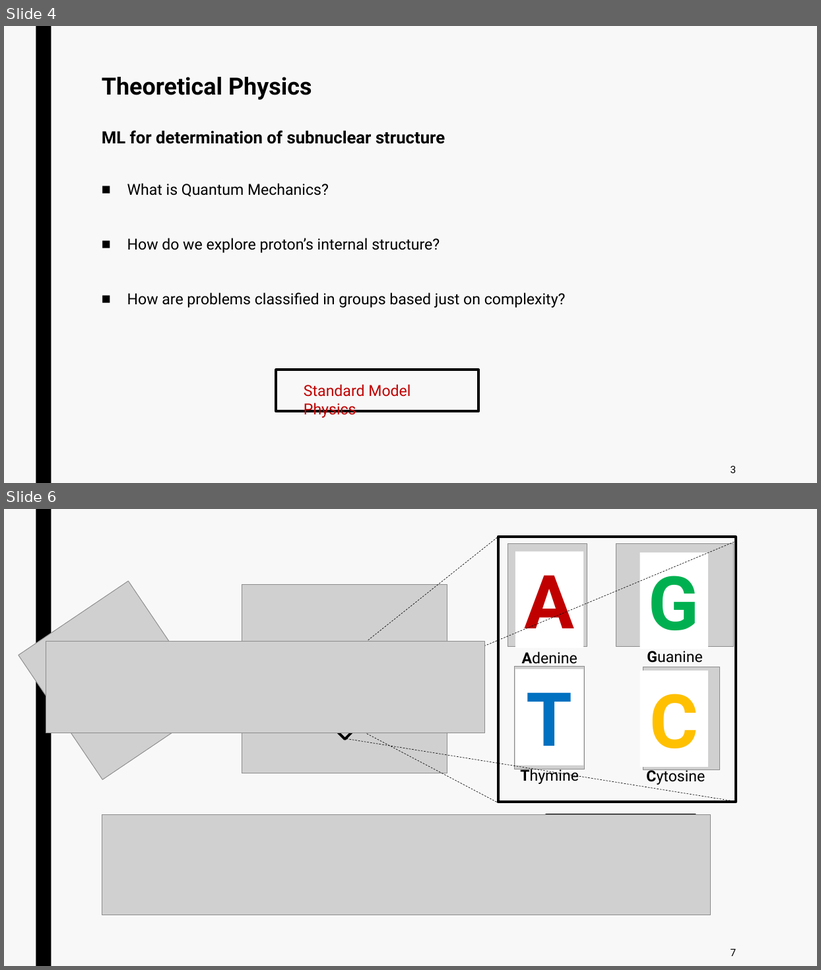
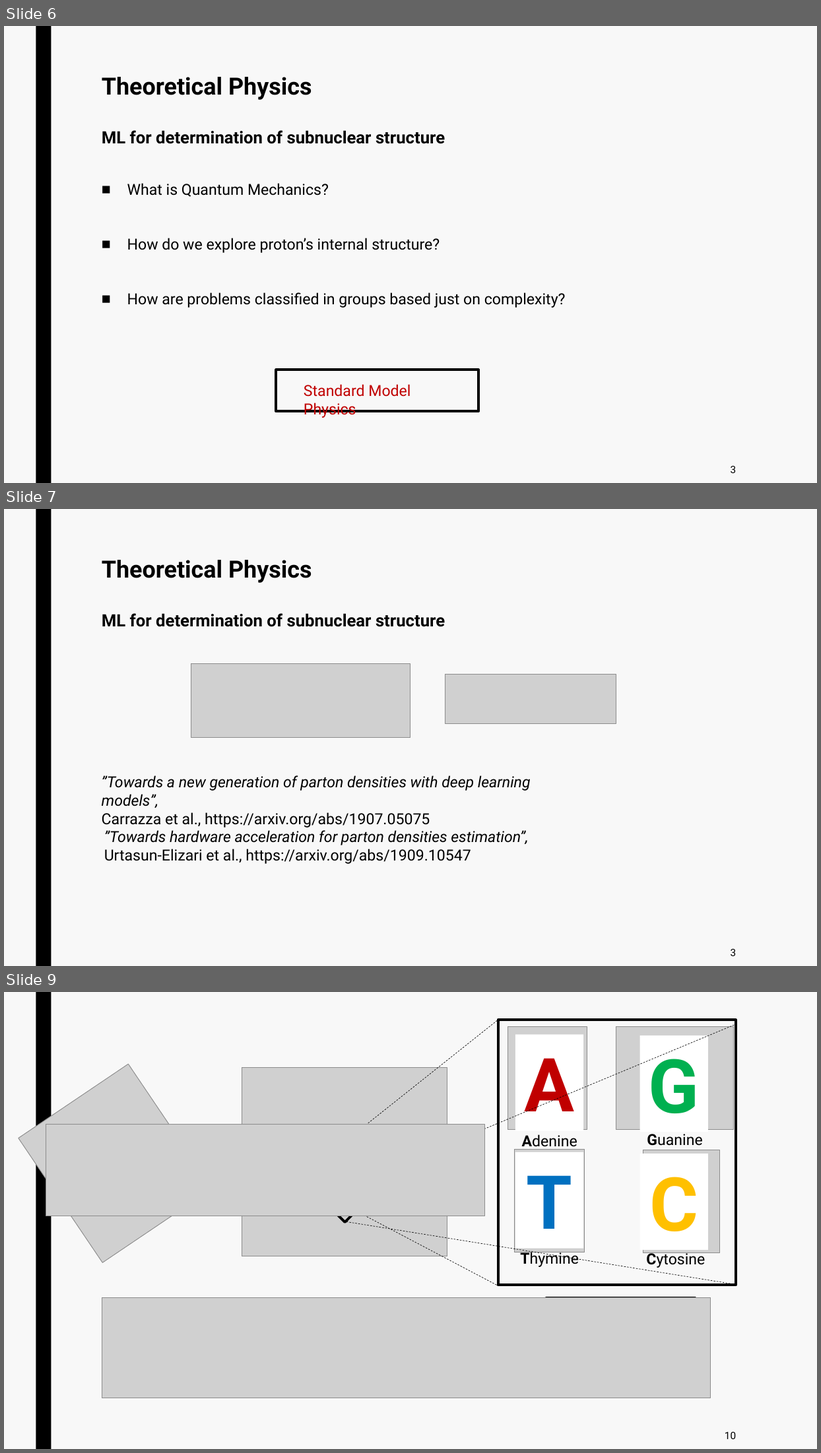
Before and after one commit to jurtasun/presentations, a slide deck: 202306_CRG_Postdoc/230623_GRG_Postdoc.ppt. Shown one above the other, each under a label of ours: slides 4 and 6 before the commit, slides 6, 7 and 9 after it; the slides between them are not shown. The pictures are 821x970 and 821x1453 pixels, drawn with LibreOffice and Linux fonts; fonts in the diff are those of the drawing; grey boxes stand for pictures. Boxes give left, top, right and bottom in pixels: in the first picture for what was removed or moved away, otherwise in the second. Text is boxed around its words. In the diff, an @@ line names an element or a change of style, - is before the commit and + after.

```diff
--- a/202306_CRG_Postdoc/230623_GRG_Postdoc.ppt
+++ b/202306_CRG_Postdoc/230623_GRG_Postdoc.ppt
@@ slide 7 added at (4,509,817,966), background #F8F8F8; not listed: 1 template element that a slide beside it also shows @@
@@ title added at (102,560,445,627), 20 pt, text #000000, bold @@
+Theoretical Physics
+ML for determination of subnuclear structure
@@ picture added at (191,664,411,738) @@
@@ picture added at (446,674,616,723) @@
@@ text added at (102,776,531,828), 18 pt, text #000000, italic @@
+”Towards a new generation of parton densities with deep learning models”,
+Carrazza et al., https://arxiv.org/abs/1907.05075
@@ text added at (104,830,528,864), 18 pt, text #000000, italic @@
+”Towards hardware acceleration for parton densities estimation”,
+Urtasun-Elizari et al., https://arxiv.org/abs/1909.10547
@@ text added at (731,949,737,956), 12 pt, text #000000 @@
+3
@@ what was slide 4 is now slide 6 @@
@@ what was slide 6 is now slide 9 @@
@@ page number at (725,1432,736,1439): text changed @@
-7
+10
```
Also in this commit, not shown: 2 slides changed, 2 other slides added, 7 other files.
